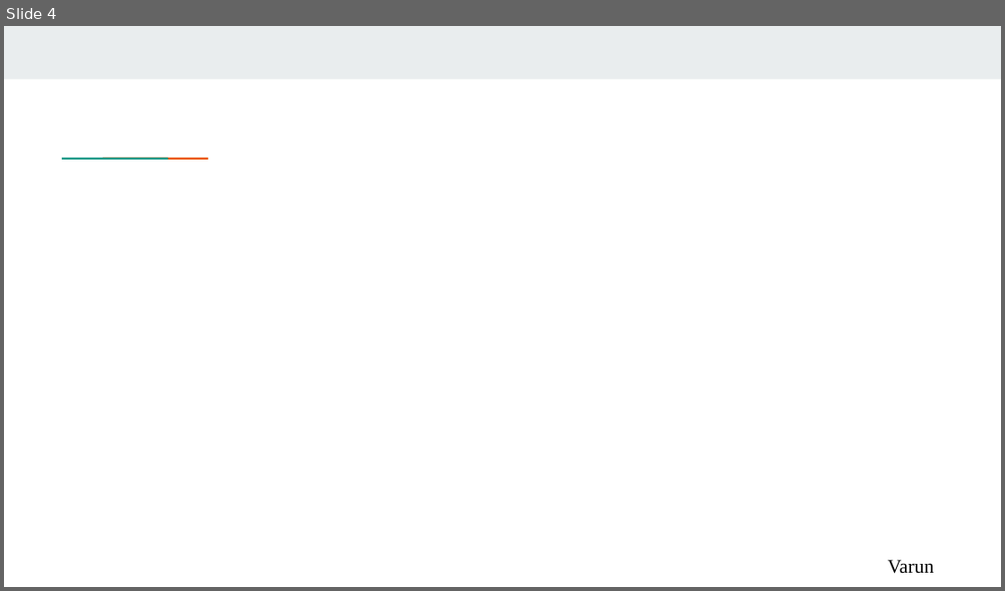
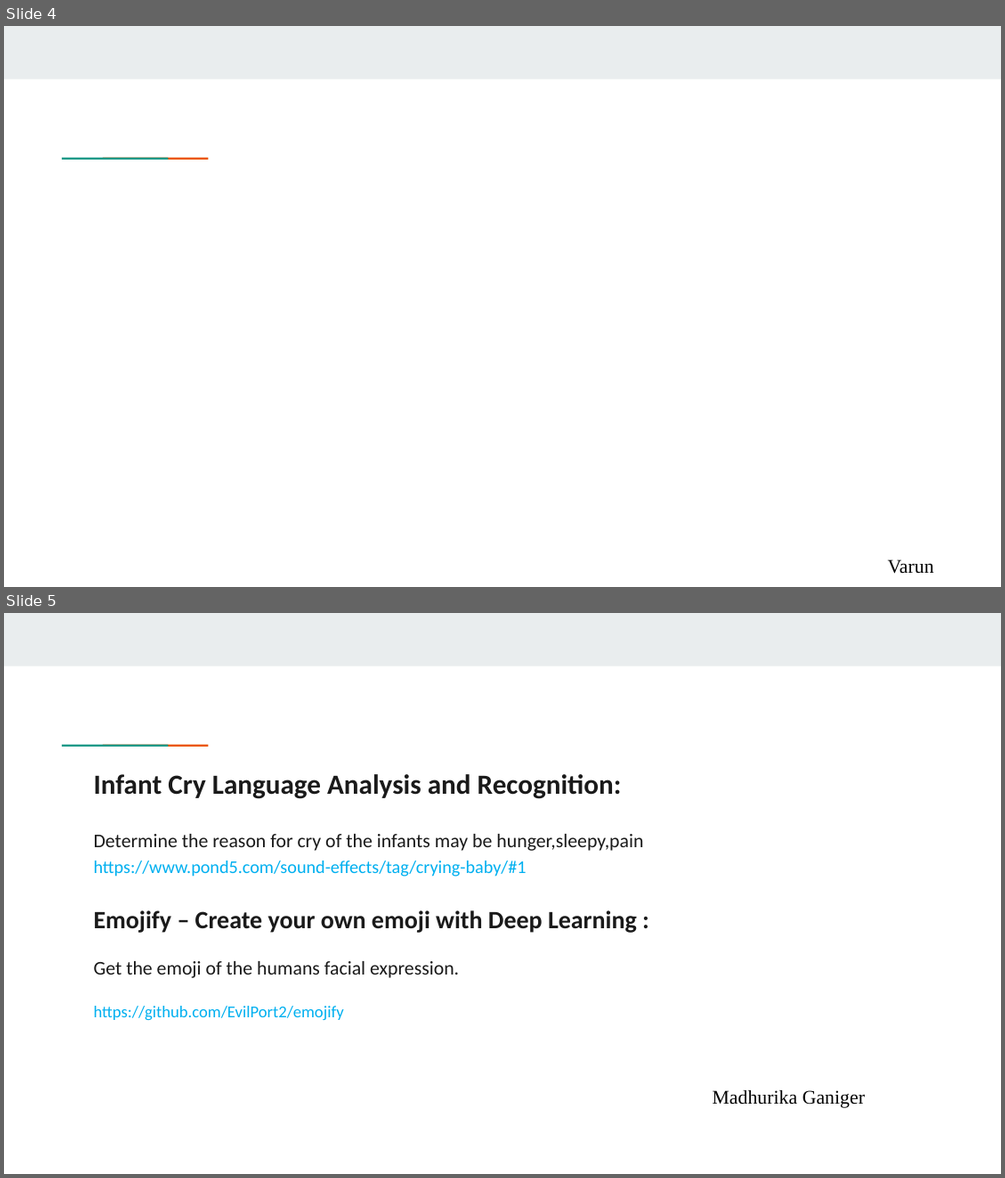
Before and after one commit to VarunBohara/Mini-Project-Documents, a slide deck: IDEAS FOR PROBLEM STATEMENT 4.pptx. Shown one above the other, each under a label of ours: slide 4 before the commit, slides 4 and 5 after it. The pictures are 1005x591 and 1005x1178 pixels, drawn with LibreOffice and Linux fonts; fonts in the diff are those of the drawing. Boxes give left, top, right and bottom in pixels: in the first picture for what was removed or moved away, otherwise in the second. Text is boxed around its words. In the diff, an @@ line names an element or a change of style, - is before the commit and + after.

```diff
--- a/IDEAS FOR PROBLEM STATEMENT 4.pptx
+++ b/IDEAS FOR PROBLEM STATEMENT 4.pptx
@@ slide 5 added at (4, 613, 1001, 1174), background #FFFFFF; not listed: 3 template elements that a slide beside it also shows @@
@@ title added at (94, 774, 622, 799), 20 pt, text #1A1A1A, bold @@
+Infant Cry Language Analysis and Recognition:
@@ text added at (94, 834, 643, 1021), 14 pt, text #1A1A1A @@
+Determine the reason for cry of the infants may be hunger,sleepy,pain
+https://www.pond5.com/sound-effects/tag/crying-baby/#1
+Emojify – Create your own emoji with Deep Learning :
+Get the emoji of the humans facial expression.
+https://github.com/EvilPort2/emojify
@@ text added at (712, 1090, 865, 1108), 14 pt, text #000000 @@
+Madhurika Ganiger
```
Also in this commit, not shown: 1 slide removed.
